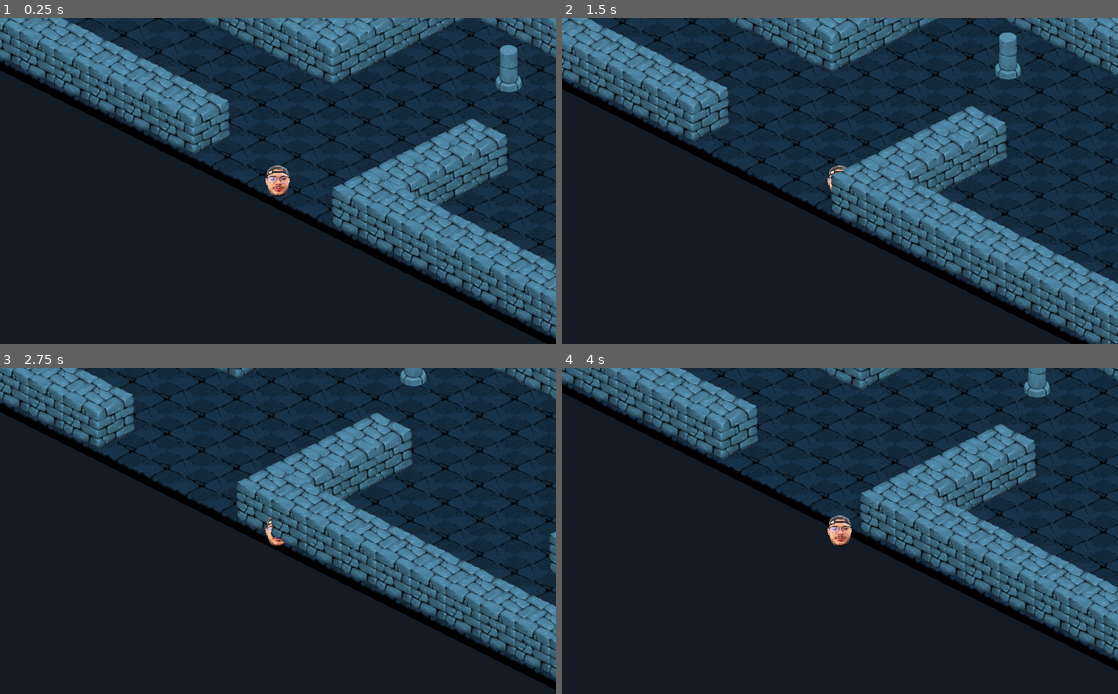
Above: before the commit, frames 1-4 (two rows, left to right).
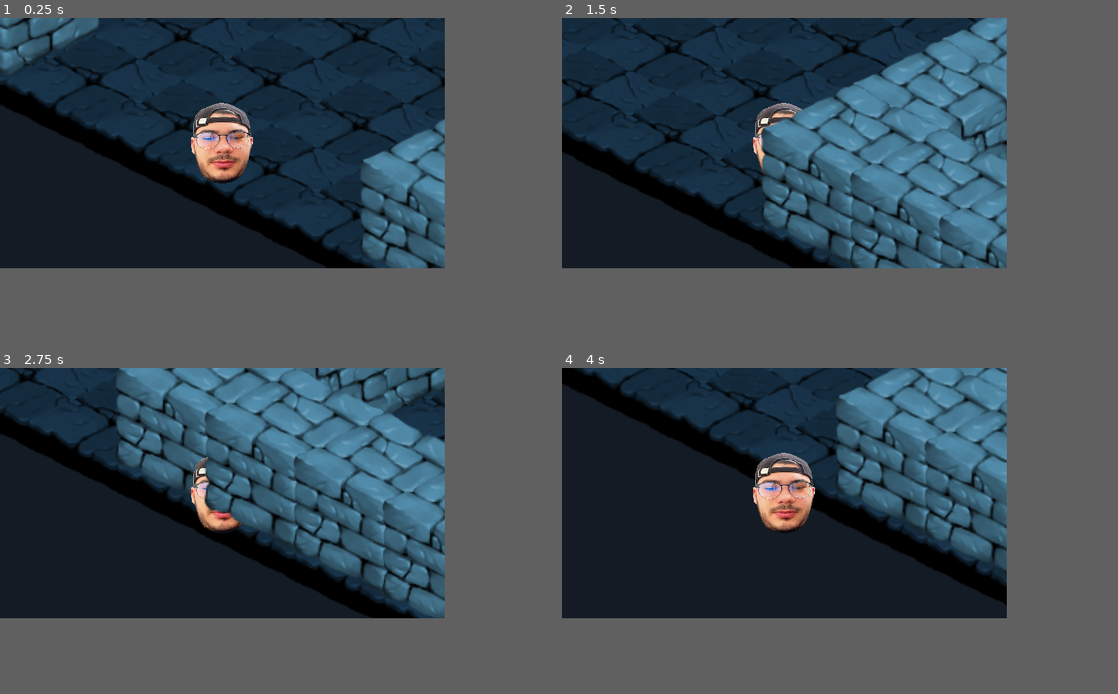
Above: after the commit, the same moments.

Repository: Danny12156/Proiect-PCLP
Game: Godot game, scene res://dungeon.tscn
The game is run twice, just before and just after one commit, with the same random seed, the same clock (stepped at 60 frames per second) and the same inputs.
Inputs:
- Up to frame 1 (0.25 s): no input
- Up to frame 2 (1.5 s): tap Enter at 0.5 s; hold Right (move_right) 0.53-1.28 s; hold Down (move_down) from 1.28 s (still down)
- Up to frame 3 (2.75 s): release Down (move_down) at 2.03 s; hold Right (move_right) from 2.03 s (still down)
- Up to frame 4 (4 s): release Right (move_right) at 2.78 s; hold Up (move_up) 2.78-3.53 s; hold Left (move_left) from 3.53 s (still down)
In our replay, the window is 800x469 before the commit and 640x360 after it. These sizes can differ from the game's own. Grey fills any space a smaller window leaves; there, only what the larger window draws over its background counts as a difference.

The runs differ from the first frame. In frame 1, 39% of the frame differs, in the area x 0-100%, y 0-100%; in frame 2, 49%; in frame 3, 45%; in frame 4, 37%.

Commit message:
baza main menu

Diff:
--- /dev/null
+++ b/Proiect PCLP/MainMenu.gd
@@ -0,0 +1 @@
+extends MarginContainer
--- /dev/null
+++ b/Proiect PCLP/MainMenu.tscn
@@ -0,0 +1,89 @@
+[gd_scene load_steps=6 format=2]
+
+[ext_resource path="res://Roboto-Bold.ttf" type="DynamicFontData" id=1]
+[ext_resource path="res://MainMenu.gd" type="Script" id=2]
+[ext_resource path="res://new_dynamicfont.tres" type="DynamicFont" id=3]
+
+[sub_resource type="DynamicFont" id=1]
+size = 1024
+font_data = ExtResource( 1 )
+
+[sub_resource type="DynamicFont" id=2]
+size = 1024
+font_data = ExtResource( 1 )
+
+[node name="MainMenu" type="MarginContainer"]
+anchor_right = 1.0
+anchor_bottom = 1.0
+margin_left = -32477.0
+margin_top = -9600.0
+margin_right = 6942.0
+margin_bottom = 15840.0
+script = ExtResource( 2 )
+
+[node name="ColorRect" type="ColorRect" parent="."]
+margin_right = 39739.0
+margin_bottom = 25620.0
+color = Color( 0.462745, 0.466667, 0.909804, 1 )
+
+[node name="CenterContainer" type="CenterContainer" parent="."]
+margin_right = 39739.0
+margin_bottom = 25620.0
+
+[node name="VBoxContainer" type="VBoxContainer" parent="CenterContainer"]
+margin_left = 17311.0
+margin_top = 9803.0
+margin_right = 22428.0
+margin_bottom = 15817.0
+
+[node name="CenterContainer" type="CenterContainer" parent="CenterContainer/VBoxContainer"]
+margin_right = 5117.0
+margin_bottom = 2403.0
+
+[node name="Label" type="Label" parent="CenterContainer/VBoxContainer/CenterContainer"]
+margin_right = 5117.0
+margin_bottom = 2403.0
+custom_fonts/font = ExtResource( 3 )
+text = "Titlu de joc
+"
+
+[node name="CenterContainer2" type="CenterContainer" parent="CenterContainer/VBoxContainer"]
+margin_top = 2407.0
+margin_right = 5117.0
+margin_bottom = 6014.0
+
+[node name="VBoxContainer" type="VBoxContainer" parent="CenterContainer/VBoxContainer/CenterContainer2"]
+margin_left = 938.0
+margin_right = 4179.0
+margin_bottom = 3607.0
+
+[node name="CenterContainer3" type="CenterContainer" parent="CenterContainer/VBoxContainer/CenterContainer2/VBoxContainer"]
+margin_right = 3241.0
+margin_bottom = 1200.0
+
+[node name="HBoxContainer" type="HBoxContainer" parent="CenterContainer/VBoxContainer/CenterContainer2/VBoxContainer/CenterContainer3"]
+margin_right = 3241.0
+margin_bottom = 1200.0
+
+[node name="OptionName" type="Label" parent="CenterContainer/VBoxContainer/CenterContainer2/VBoxContainer/CenterContainer3/HBoxContainer"]
+margin_right = 3241.0
+margin_bottom = 1200.0
+custom_fonts/font = SubResource( 1 )
+text = "START"
+
+[node name="CenterContainer2" type="CenterContainer" parent="CenterContainer/VBoxContainer/CenterContainer2/VBoxContainer"]
+margin_top = 1204.0
+margin_right = 3241.0
+margin_bottom = 3607.0
+
+[node name="HBoxContainer" type="HBoxContainer" parent="CenterContainer/VBoxContainer/CenterContainer2/VBoxContainer/CenterContainer2"]
+margin_left = 463.0
+margin_right = 2777.0
+margin_bottom = 2403.0
+
+[node name="OptionName" type="Label" parent="CenterContainer/VBoxContainer/CenterContainer2/VBoxContainer/CenterContainer2/HBoxContainer"]
+margin_right = 2314.0
+margin_bottom = 2403.0
+custom_fonts/font = SubResource( 2 )
+text = "QUIT
+"
--- a/Proiect PCLP/dungeon.tscn
+++ b/Proiect PCLP/dungeon.tscn
@@ -4,7 +4,7 @@
 [ext_resource path="res://troll.tscn" type="PackedScene" id=2]
 
 [node name="Dungeon" type="Node2D"]
-position = Vector2( 1, -1 )
+position = Vector2( 2, -3 )
 
 [node name="Floor" type="TileMap" parent="."]
 mode = 1
--- /dev/null
+++ b/Proiect PCLP/new_dynamicfont.tres
@@ -0,0 +1,8 @@
+[gd_resource type="DynamicFont" load_steps=2 format=2]
+
+[ext_resource path="res://Roboto-Bold.ttf" type="DynamicFontData" id=1]
+
+[resource]
+size = 1024
+outline_color = Color( 0.54902, 0.901961, 0.0431373, 1 )
+font_data = ExtResource( 1 )
--- a/Proiect PCLP/project.godot
+++ b/Proiect PCLP/project.godot
@@ -20,9 +20,13 @@
 
 [display]
 
+window/size/width=320
+window/size/height=180
+window/size/test_width=960
+window/size/test_height=540
 window/dpi/allow_hidpi=true
 window/stretch/mode="2d"
-window/stretch/aspect="expand"
+window/stretch/aspect="keep"
 
 [editor_plugins]
 
Not shown, removed: Proiect PCLP/.mono/metadata/ide_messaging_meta.txt
Binary file added: Proiect PCLP/Roboto-Bold.ttf
